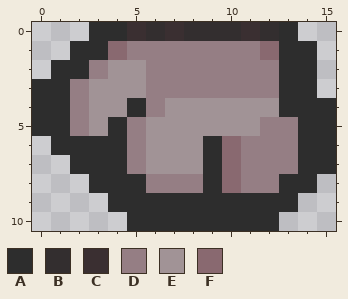
A pixel-art sprite gets an edit: Assets/Sprites/Fullres/Player/Idle/rightidle.png. Above is the file before it was changed.
The file is 64x44 pixels, drawn in blocks of 4x4; one block is one cell here. Colours within 5 levels of each other are drawn and written as one.
Palette (. is transparent): A #2d2d2d  B #332e2f  C #3a2f31  D #957e84  E #a19396  F #896970
Once edited:
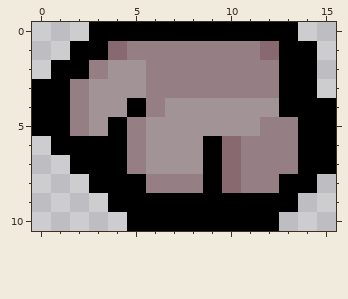
Diff:
Colour A changes from #2d2d2d to #000000.
Colour A replaces colour B in row 0 at x 6, 8 to 10 and 12.
Colour A replaces colour C in row 0 at x 5, 7 and 11.
Where, in picture pixels (left, top, right, bottom), the same in both pictures:
changed: (32, 22, 336, 231)
